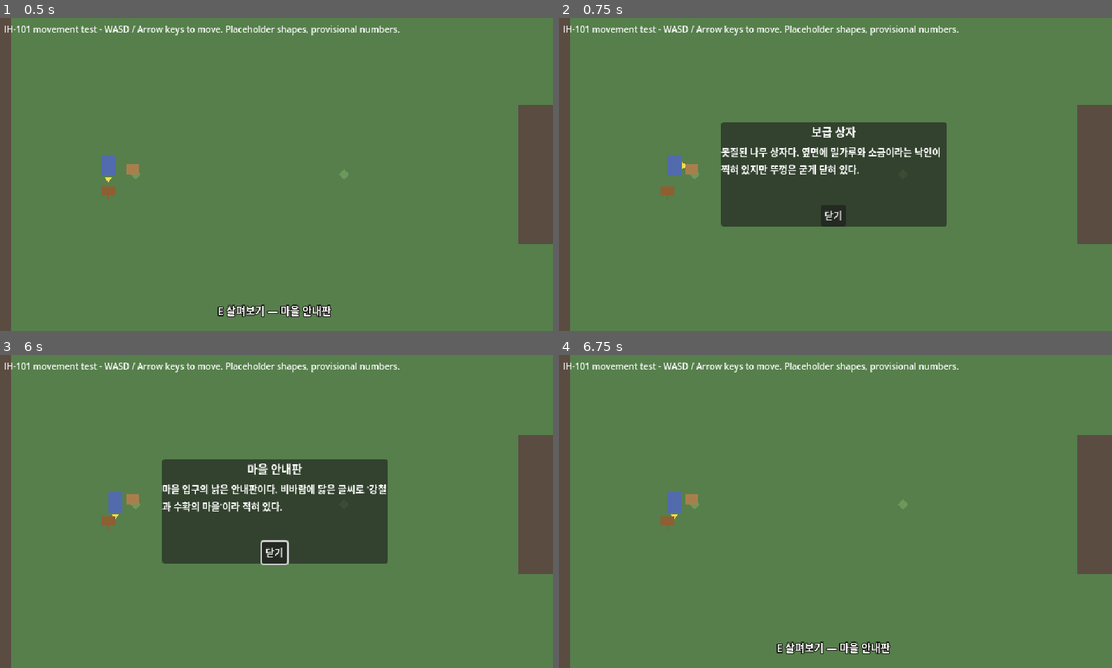
Above: before the commit, frames 1-4 (two rows, left to right).
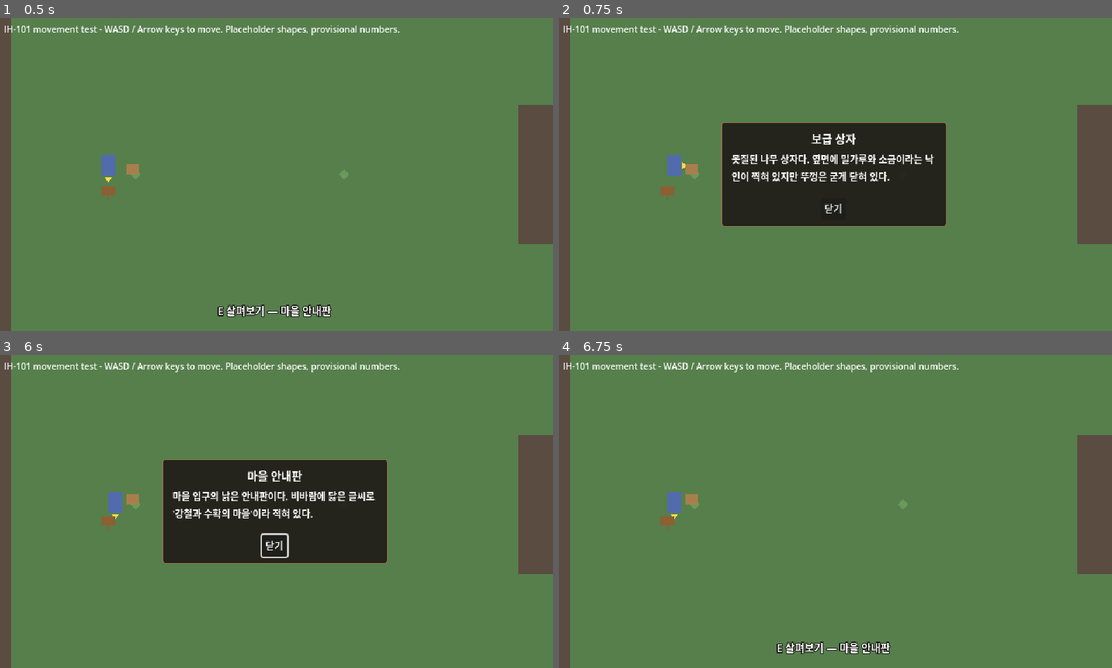
Above: after the commit, the same moments.

Repository: moonhyeonjun/iron-and-harvest
Game: Godot game, scene res://scenes/tests/interaction_test.tscn
The game is run twice, just before and just after one commit, with the same random seed, the same clock (stepped at 60 frames per second) and the same inputs. This scene is started directly instead of the project's main scene.
Inputs (mouse positions are in pixels of both pictures, inside the frame that each line leads up to):
- Up to frame 1 (0.5 s): no input
- Up to frame 2 (0.75 s): tap Enter at 0.5 s; move the mouse to (957, 158) at 0.52 s; hold D (move_right) from 0.53 s (still down); tap E (interact) at 0.6 s; click (957, 158) at 0.67 s
- Up to frame 3 (6 s): release D (move_right) at 1.25 s; click "닫기" at 1.25 s; tap Space at 2, 4.25 s; drag from (165, 527) to (248, 574) at 2.02 s; tap Enter at 2.75, 2.85, 5.75 s; move the mouse to (331, 442) at 2.77 s; hold D (move_right) 2.78-3.5 s; tap E (interact) at 3.05, 4.35, 5.85 s; drag from (248, 574) to (110, 536) at 3.52 s; move the mouse to (442, 558) at 4.27 s; hold A (move_left) 4.28-5 s; drag from (110, 464) to (193, 433) at 5.02 s; move the mouse to (304, 511) at 5.77 s; hold S (move_down) from 5.78 s (still down); click (304, 511) at 5.92 s
- Up to frame 4 (6.75 s): release S (move_down) at 6.5 s; tap Space at 6.5 s; drag from (752, 433) to (724, 527) at 6.52 s

Frame 1 is identical in both runs. In frame 2, 13% of the frame differs, in the area x 29-71%, y 33-67%; in frame 3, 13%, in the area x 29-71%, y 33-68%; in frame 4, nothing differs.

Commit message:
style(interaction): pad the inspect panel for readable text
Adds a StyleBoxFlat with 12/8 content margins and a thin border so the
description no longer touches the panel edge (engine frame capture).
Layout size and behaviour are unchanged.

Refs: IH-102

Co-Authored-By: Claude Opus 5.5 <noreply@anthropic.com>

Diff:
--- a/game/ui/interaction/interaction_ui.tscn
+++ b/game/ui/interaction/interaction_ui.tscn
@@ -1,6 +1,22 @@
 [gd_scene format=3]
 
 [ext_resource type="Script" path="res://ui/interaction/interaction_ui.gd" id="1_ui"]
+
+[sub_resource type="StyleBoxFlat" id="StyleBoxFlat_panel"]
+content_margin_left = 12.0
+content_margin_top = 8.0
+content_margin_right = 12.0
+content_margin_bottom = 8.0
+bg_color = Color(0.13, 0.12, 0.1, 0.94)
+border_width_left = 1
+border_width_top = 1
+border_width_right = 1
+border_width_bottom = 1
+border_color = Color(0.55, 0.45, 0.3, 1)
+corner_radius_top_left = 3
+corner_radius_top_right = 3
+corner_radius_bottom_right = 3
+corner_radius_bottom_left = 3
 
 [node name="InteractionUI" type="CanvasLayer"]
 layer = 2
@@ -37,6 +53,7 @@
 offset_bottom = 60.0
 grow_horizontal = 2
 grow_vertical = 2
+theme_override_styles/panel = SubResource("StyleBoxFlat_panel")
 
 [node name="Layout" type="VBoxContainer" parent="InspectPanel"]
 theme_override_constants/separation = 6
@@ -46,7 +63,7 @@
 horizontal_alignment = 1
 
 [node name="Description" type="Label" parent="InspectPanel/Layout"]
-custom_minimum_size = Vector2(240, 0)
+custom_minimum_size = Vector2(236, 0)
 size_flags_vertical = 3
 theme_override_font_sizes/font_size = 11
 autowrap_mode = 3
